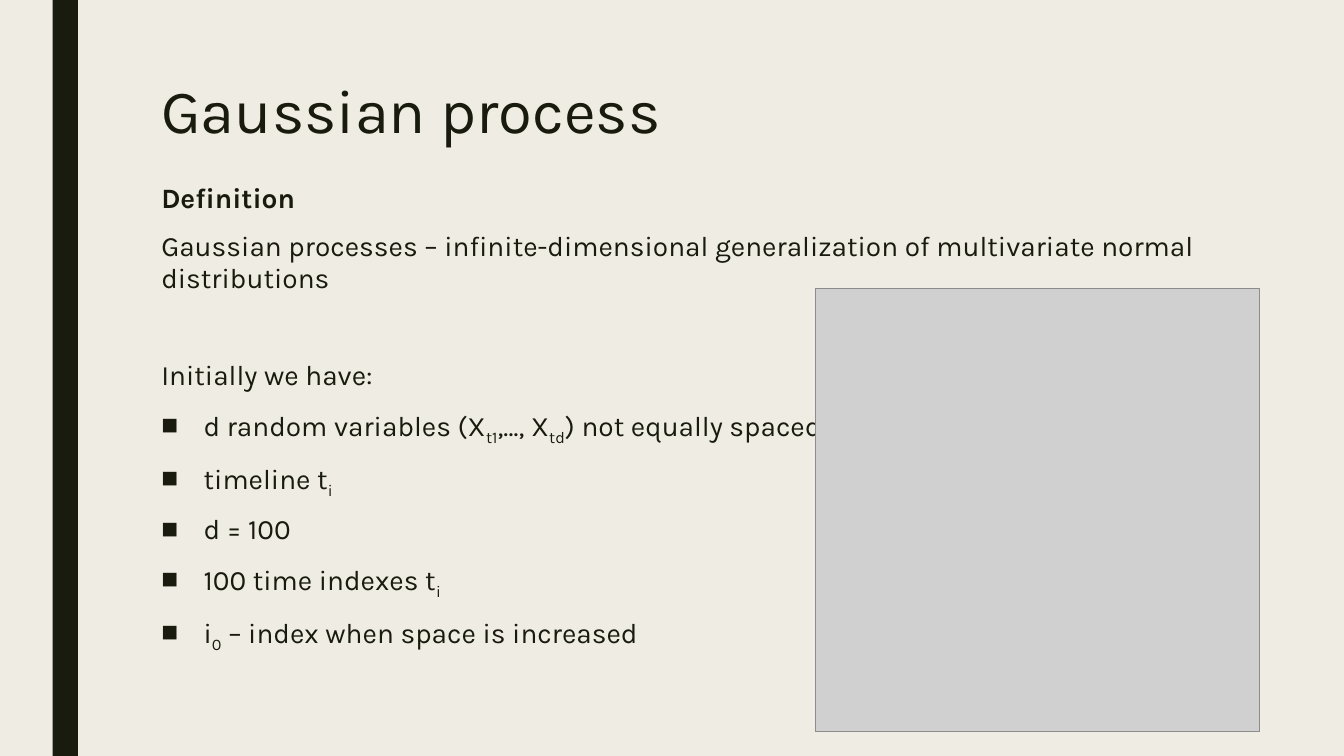
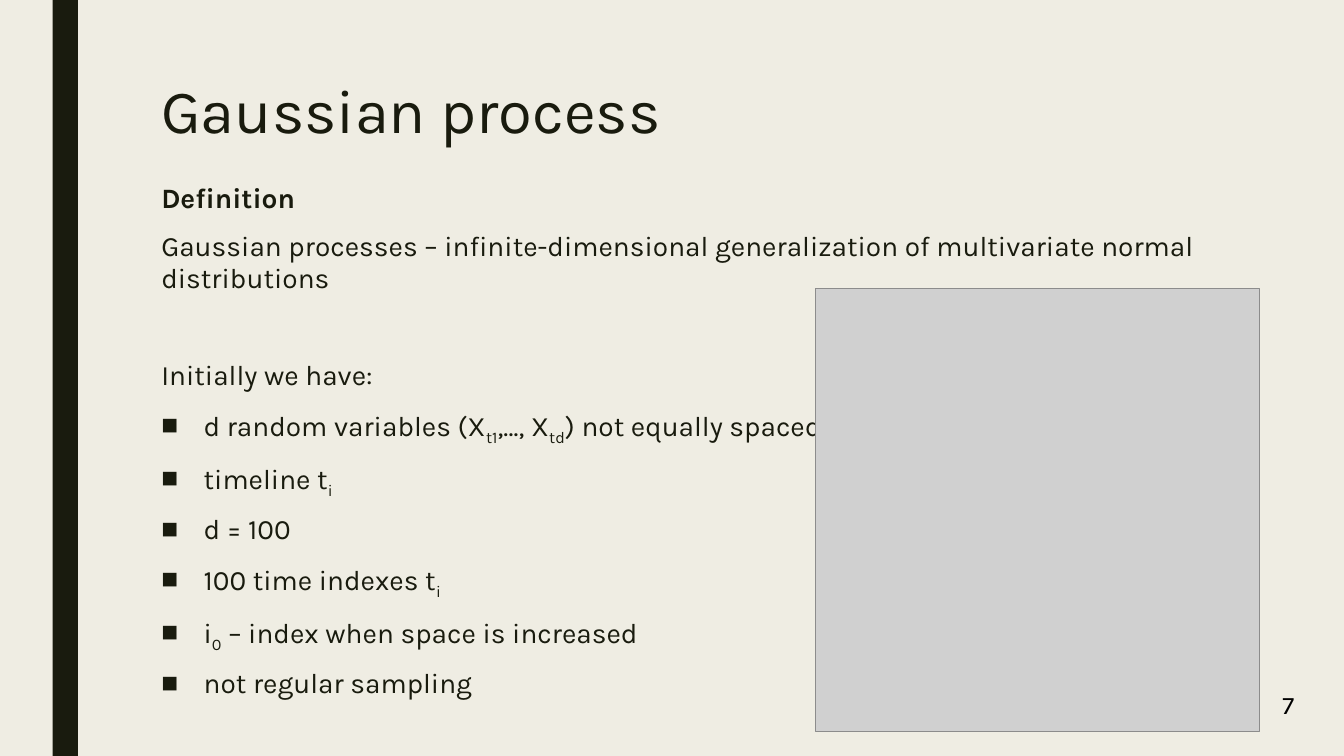
Before and after one commit to koptelovmax/gaussianprocess, a slide deck: slide 31 of presentation.pptx. Drawn at 1344x756 pixels with LibreOffice and Linux fonts; fonts in the diff are those of the drawing; grey boxes stand for pictures. Boxes give left, top, right and bottom in pixels: in the first picture for what was removed or moved away, otherwise in the second. Text is boxed around its words. In the diff, an @@ line names an element or a change of style, - is before the commit and + after.

```diff
--- a/presentation.pptx
+++ b/presentation.pptx
@@ text at box(204, 673, 472, 700): paragraph added @@
+■ not regular sampling
@@ text added at box(1282, 698, 1294, 714), 18 pt, text #000000 @@
+7
```
Also in this commit, not shown: 35 other slides changed, 3 slides added, 9 slides removed, 3 other files.
